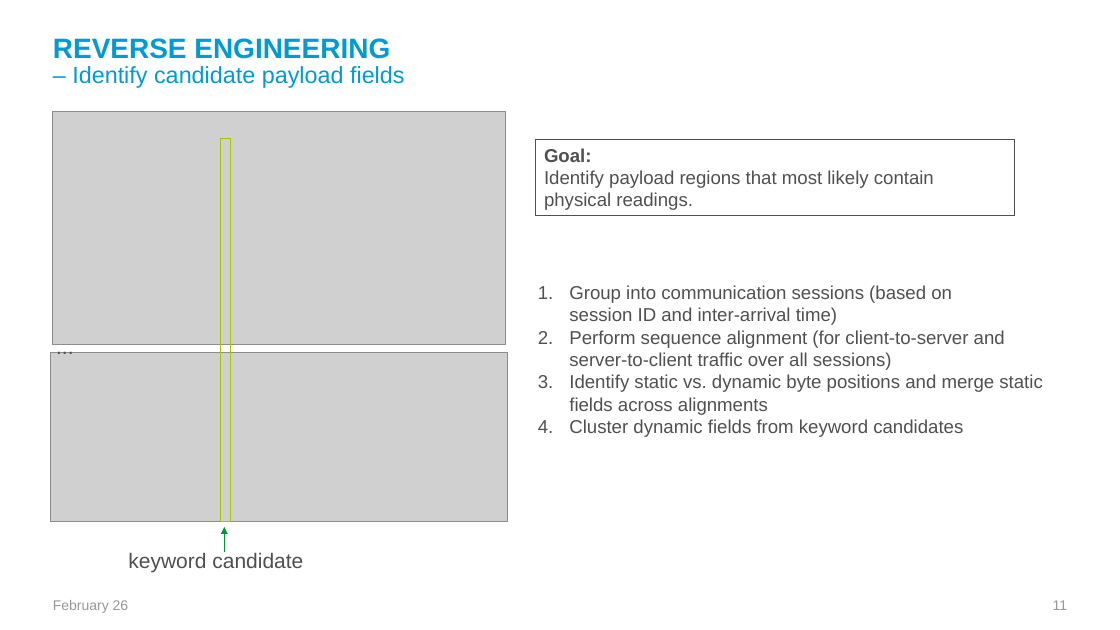
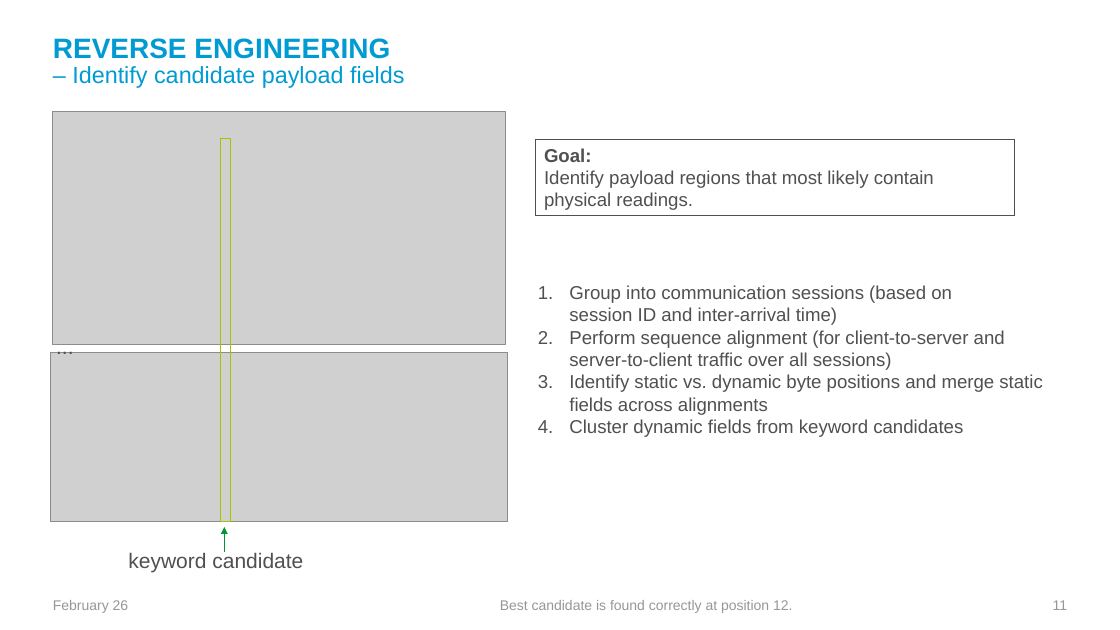
Before and after one commit to abdelazizSalah/Study_Project, a slide deck: slide 11 of Assignment6/final_presentation.pptx. Drawn at 1120x630 pixels with LibreOffice and Linux fonts; fonts in the diff are those of the drawing; grey boxes stand for pictures; background and template pictures are left out. Boxes give left, top, right and bottom in pixels: in the first picture for what was removed or moved away, otherwise in the second. Text is boxed around its words. In the diff, an @@ line names an element or a change of style, - is before the commit and + after.

```diff
--- a/Assignment6/final_presentation.pptx
+++ b/Assignment6/final_presentation.pptx
@@ text added at box(500, 600, 792, 613), 12 pt, text #989898 @@
+Best candidate is found correctly at position 12.
```
Also in this commit, not shown: 6 other slides changed, 6 slides added, 49 other files.
